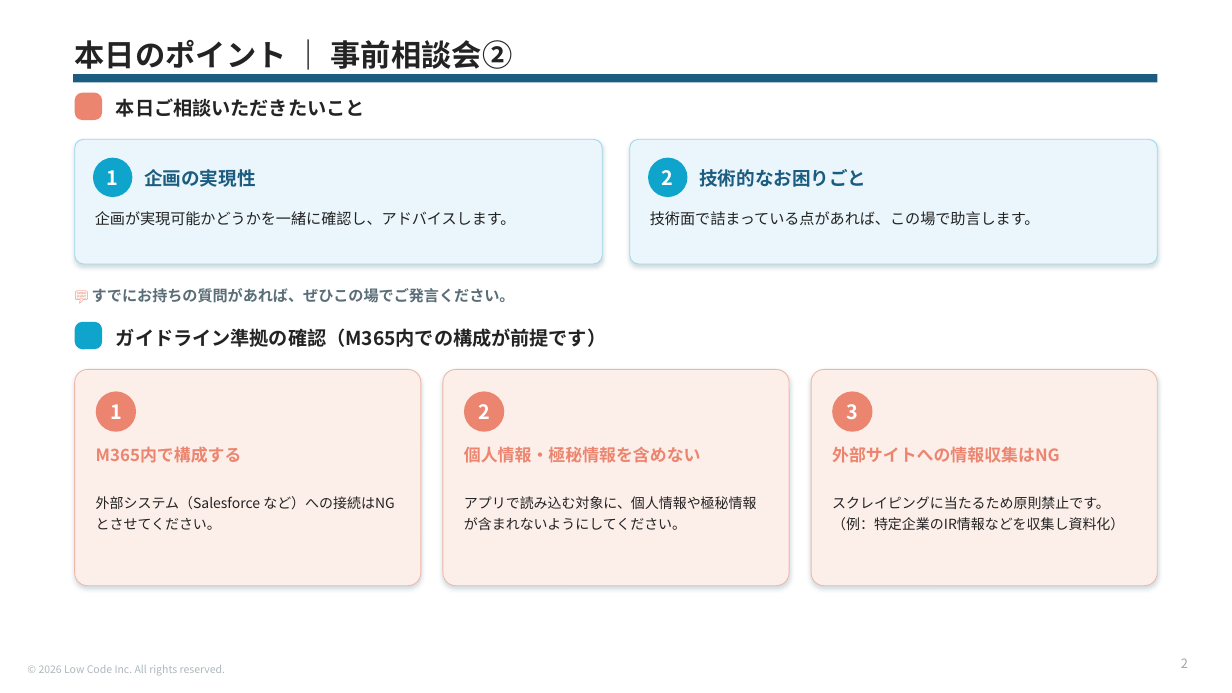
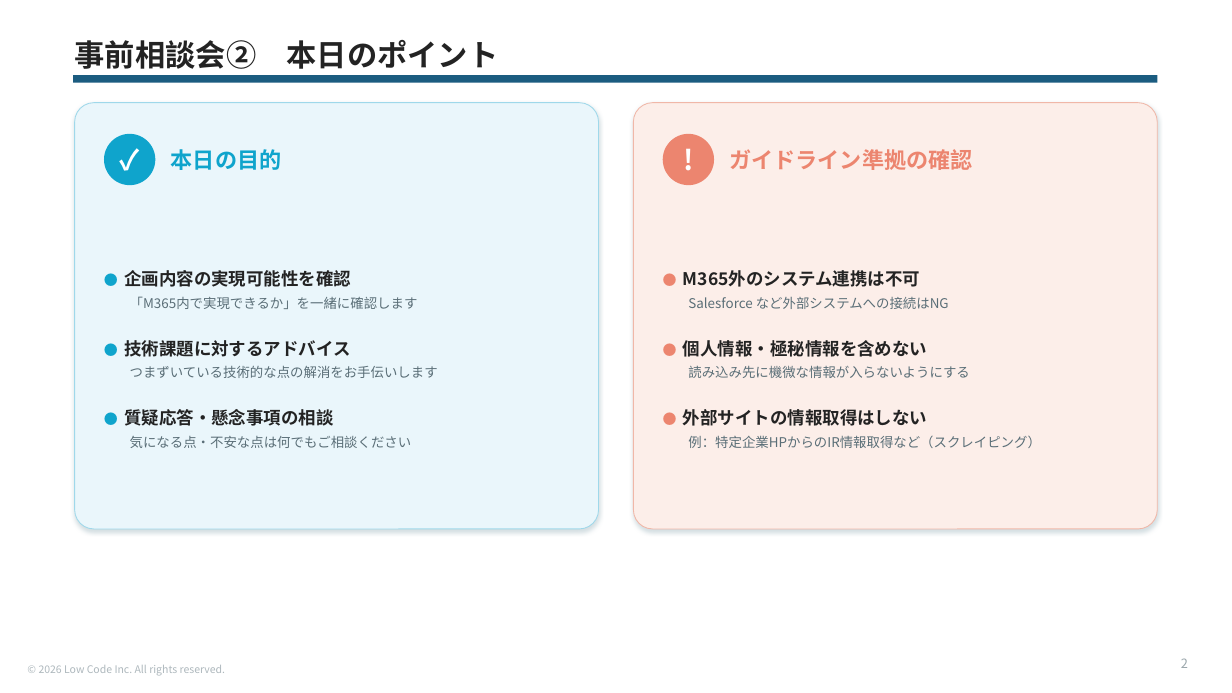
Before and after one commit to takuyanakamura881awc-beep/awc-naka881-repo, a slide deck: slide 2 of docs/コパイロットスタジオ_事前相談会②_会議資料.pptx. Drawn at 1232x693 pixels with LibreOffice and Linux fonts; fonts in the diff are those of the drawing. Boxes give left, top, right and bottom in pixels: in the first picture for what was removed or moved away, otherwise in the second. Text is boxed around its words. In the diff, an @@ line names an element or a change of style, - is before the commit and + after.

```diff
--- a/docs/コパイロットスタジオ_事前相談会②_会議資料.pptx
+++ b/docs/コパイロットスタジオ_事前相談会②_会議資料.pptx
@@ text at box(75, 40, 499, 69): text changed @@
-本日のポイント ｜ 事前相談会②
+事前相談会② 本日のポイント
@@ rounded rectangle: place and size @@
-rounded rectangle at box(75, 139, 602, 264)
+rounded rectangle at box(75, 102, 598, 529)
@@ rounded rectangle at box(75, 102, 598, 529): proportions changed @@
@@ rounded rectangle removed at box(75, 92, 102, 120) @@
@@ text removed at box(116, 98, 365, 117) @@
-本日ご相談いただきたいこと
@@ rounded rectangle at box(634, 102, 1157, 529): proportions changed @@
@@ rounded rectangle: place and size @@
-rounded rectangle at box(811, 370, 1157, 586)
+rounded rectangle at box(634, 102, 1157, 529)
@@ ellipse added at box(104, 134, 155, 185), fill #0FA4CC, 24 pt, text #FFFFFF, bold @@
+✓
@@ text added at box(171, 149, 281, 170), 19 pt, text #0FA4CC, bold @@
+本日の目的
@@ rounded rectangle removed at box(629, 139, 1157, 264) @@
@@ ellipse added at box(663, 134, 714, 185), fill #EC856F, 24 pt, text #FFFFFF, bold @@
+!
@@ text at box(730, 149, 973, 170): text changed; size 16.5 to 19 pt; text colour #232323 to #EC856F @@
-ガイドライン準拠の確認（M365内での構成が前提です）
+ガイドライン準拠の確認
@@ ellipse removed at box(93, 158, 132, 197) @@
-1
@@ text removed at box(144, 169, 255, 187) @@
-企画の実現性
@@ ellipse removed at box(648, 158, 687, 197) @@
-2
@@ text removed at box(699, 169, 866, 187) @@
-技術的なお困りごと
@@ text removed at box(95, 211, 516, 225) @@
-企画が実現可能かどうかを一緒に確認し、アドバイスします。
@@ text removed at box(650, 211, 1040, 226) @@
-技術面で詰まっている点があれば、この場で助言します。
@@ text removed at box(92, 288, 515, 303) @@
-💬 すでにお持ちの質問があれば、ぜひこの場でご発言ください。
@@ text added at box(124, 270, 438, 448), 11.5 pt, text #5A6E77 @@
+● 企画内容の実現可能性を確認
+「M365内で実現できるか」を一緒に確認します
+● 技術課題に対するアドバイス
+つまずいている技術的な点の解消をお手伝いします
+● 質疑応答・懸念事項の相談
+気になる点・不安な点は何でもご相談ください
@@ text added at box(683, 270, 1040, 448), 11.5 pt, text #5A6E77 @@
+● M365外のシステム連携は不可
+Salesforce など外部システムへの接続はNG
+● 個人情報・極秘情報を含めない
+読み込み先に機微な情報が入らないようにする
+● 外部サイトの情報取得はしない
+例：特定企業HPからのIR情報取得など（スクレイピング）
@@ rounded rectangle removed at box(75, 322, 102, 349) @@
@@ rounded rectangle removed at box(75, 370, 421, 586) @@
@@ rounded rectangle removed at box(443, 370, 789, 586) @@
@@ ellipse removed at box(96, 391, 136, 432) @@
-1
@@ ellipse removed at box(464, 391, 505, 432) @@
-2
@@ ellipse removed at box(832, 391, 872, 432) @@
-3
@@ text removed at box(96, 446, 242, 463) @@
-M365内で構成する
@@ text removed at box(464, 446, 701, 463) @@
-個人情報・極秘情報を含めない
@@ text removed at box(832, 446, 1060, 463) @@
-外部サイトへの情報収集はNG
@@ text removed at box(96, 496, 394, 530) @@
-外部システム（Salesforce など）への接続はNGとさせてください。
@@ text removed at box(464, 496, 757, 530) @@
-アプリで読み込む対象に、個人情報や極秘情報が含まれないようにしてください。
@@ text removed at box(832, 496, 1124, 530) @@
-スクレイピングに当たるため原則禁止です。（例：特定企業のIR情報などを収集し資料化）
```
Also in this commit, not shown: 1 other slide changed, 1 slide added, 3 other files.
